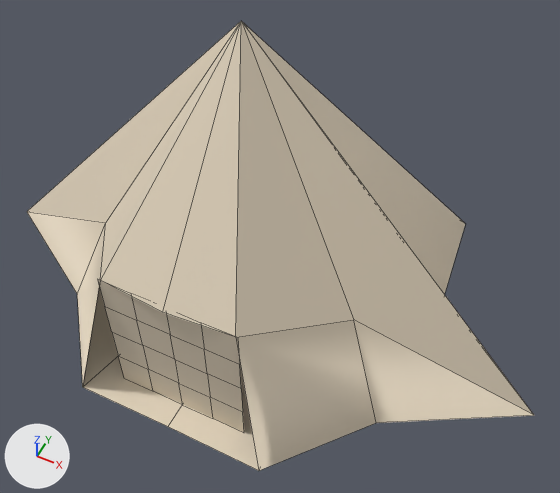
The FBX model Assets/Models/Props/Tent.fbx, before and after one commit.
Before and after are seen from a 50 mm camera at (1.96, -3.43, 5.1) aimed at (0.27, -0.04, 0.87). Lighting does not change. The marker at lower left points along +X, +Y and +Z. Mesh edges are drawn as thin lines. Where no turn or scale is listed for an object, it has been applied to the vertices.

Script lines for the objects in view, before the commit:
```python
mat_tent = principled_material('tent')
mat_tent.base_color = (0.8, 0.694, 0.538)  # beige #e7d9c2
me_plane_002 = bpy.data.meshes.new('Plane.002')
me_plane_002.from_pydata(...)  # 18 vertices, 20 faces; spans x -2.35..2.35, y -1.32..2.1, z 0.0..2.64
me_plane_002.materials.append(mat_tent)  # beige #e7d9c2
me_plane_003 = bpy.data.meshes.new('Plane.003')
me_plane_003.from_pydata(...)  # 25 vertices, 16 faces; spans x -0.516..0.516, y -1.157, z 0.043..1.226
me_plane_003.materials.append(mat_tent)  # beige #e7d9c2
ob_door = bpy.data.objects.new('Door', me_plane_003)
ob_door.location = (0.0, 0.05, 0.0)
ob_tent = bpy.data.objects.new('Tent', me_plane_002)
ob_tent.location = (0.0, -0.003, 0.0)
```
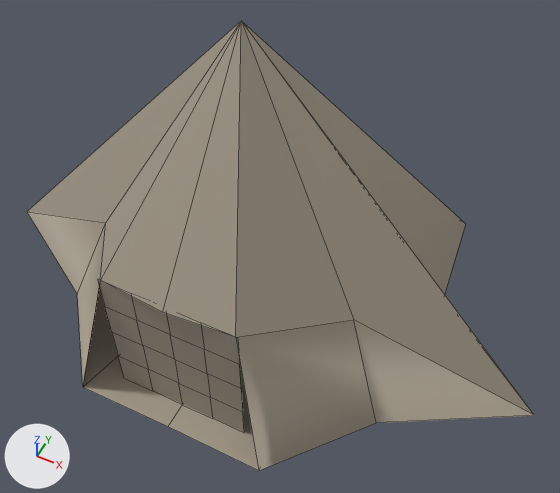
Location of each change, (x1, y1, x2, y2) in pixels of the pictures (560 x 493 px):
'Tent', recoloured: (27, 21, 534, 471) in both
'Door', recoloured: (97, 279, 244, 432) in both

The change, as a diff of the scene's bpy script:
```diff
--- a/Assets/Models/Props/Tent.fbx.py
+++ b/Assets/Models/Props/Tent.fbx.py
@@ mat_tent @@
 mat_tent = principled_material('tent')
-mat_tent.base_color = (0.8, 0.694, 0.538)  # beige #e7d9c2
+mat_tent.base_color = (0.382, 0.333, 0.259)  # beige #a69c8b
```
